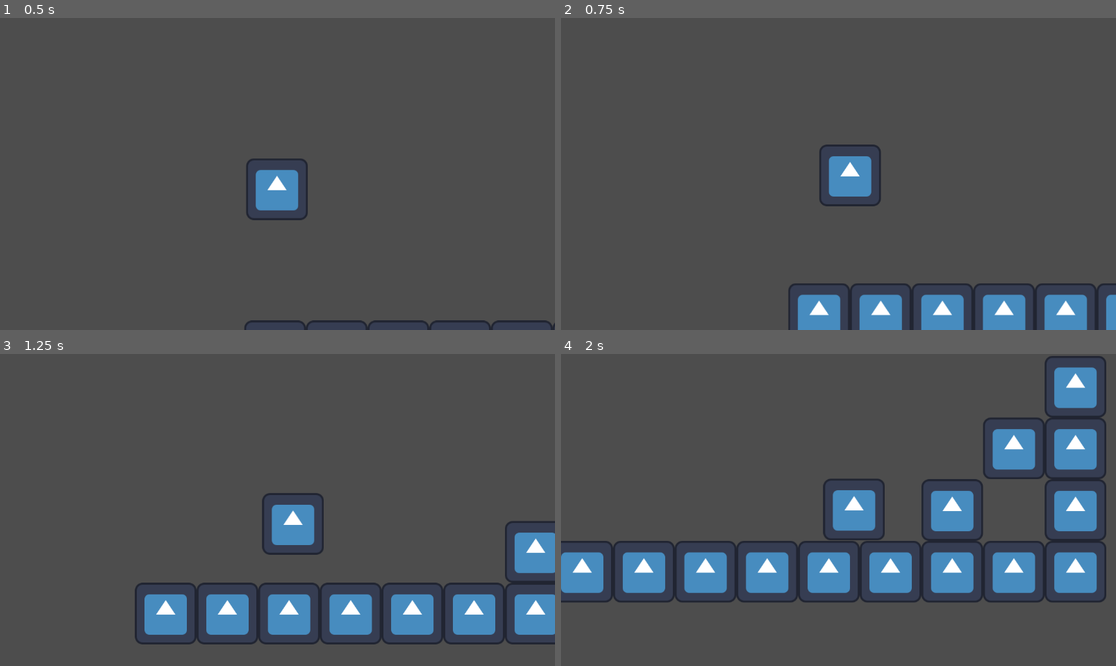
Above: before the commit, frames 1-4 (two rows, left to right).
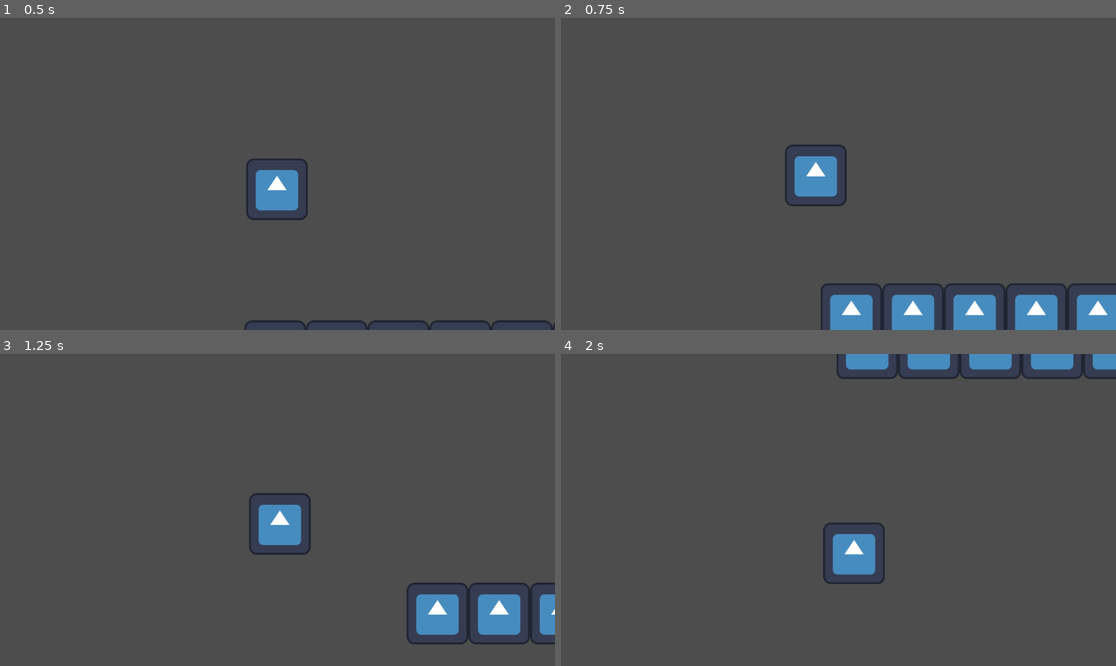
Above: after the commit, the same moments.

Repository: PL00T00/Jumping-The-Gun
Game: Godot game, scene res://node.tscn
The game is run twice, just before and just after one commit, with the same random seed, the same clock (stepped at 60 frames per second) and the same inputs. The project has no main scene, so this scene is started directly. The engine's default icon, where the game draws it, is replaced by a stand-in: a white triangle on a blue panel in a dark square.
Inputs (mouse positions are in pixels of both pictures, inside the frame that each line leads up to):
- Up to frame 1 (0.5 s): no input
- Up to frame 2 (0.75 s): move the mouse to (960, 158) at 0.52 s; hold D (Right) from 0.53 s (still down); click (960, 158) at 0.6 s
- Up to frame 3 (1.25 s): keep holding D (Right)
- Up to frame 4 (2 s): keep holding D (Right); move the mouse to (727, 525) at 1.27 s; click (727, 525) at 1.35 s

Frame 1 is identical in both runs. In frame 2, 6.7% of the frame differs, in the area x 40-100%, y 40-100%; in frame 3, 10%; in frame 4, 22%, in the area x 0-100%, y 0-80%.

Commit message:
added less friction for recoil
to stop friction just slowing down knockback I added code that removes friction for half a second after you shoot

Diff:
--- a/player.gd
+++ b/player.gd
@@ -2,9 +2,9 @@
 
 const SPEED = 400.0
 const SHOOT_FORCE = -800.0
-const SHOOT_TIMEOUT: float = 1.0
 
 var can_shoot: bool = true
+var is_recoiling: bool = false
 
 func _physics_process(delta: float) -> void:
 
@@ -12,10 +12,11 @@
 		velocity += get_gravity() * delta
 
 	var direction := Input.get_axis("Left", "Right")
-	if direction:
-		velocity.x = direction * SPEED
-	else:
-		velocity.x = move_toward(velocity.x, 0, 20)
+	if not is_recoiling:
+		if direction:
+			velocity.x = direction * SPEED
+		else:
+			velocity.x = move_toward(velocity.x, 0, 20)
 	if Input.is_action_just_pressed("Shoot1") and can_shoot:
 		shoot()
 	move_and_slide()
@@ -24,5 +25,8 @@
 	var shoot_direction = global_position.direction_to(get_global_mouse_position())
 	velocity = shoot_direction * SHOOT_FORCE
 	can_shoot = false
-	await get_tree().create_timer(SHOOT_TIMEOUT).timeout
+	is_recoiling = true
+	await get_tree().create_timer(0.5).timeout
+	is_recoiling = false
+	await get_tree().create_timer(0.85).timeout
 	can_shoot = true
